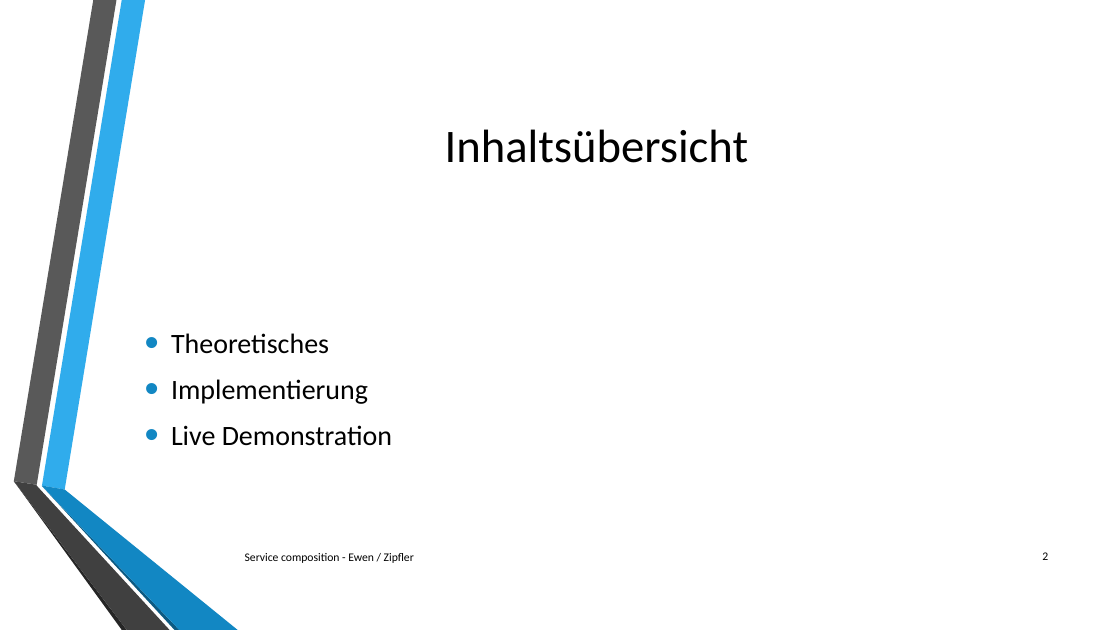
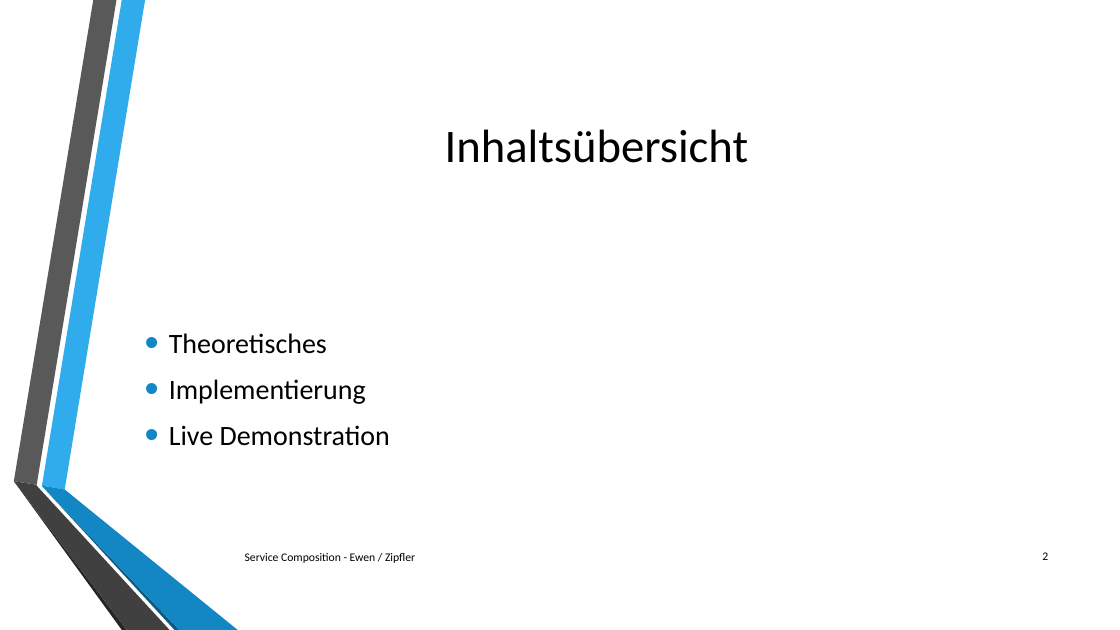
Before and after one commit to jzipfler/HTW-SwArchitektur, a slide deck: slide 2 of doc/slides.pptx. Drawn at 1120x630 pixels with LibreOffice and Linux fonts; fonts in the diff are those of the drawing; background and template pictures are left out. Boxes give left, top, right and bottom in pixels: in the first picture for what was removed or moved away, otherwise in the second. Text is boxed around its words. In the diff, an @@ line names an element or a change of style, - is before the commit and + after.

```diff
--- a/doc/slides.pptx
+++ b/doc/slides.pptx
@@ text "Theoretisches" at <box>169,333,390,446</box>: indent changed @@
@@ text at <box>245,553,415,563</box>: text changed @@
-Service composition - Ewen / Zipfler
+Service Composition - Ewen / Zipfler
```
Also in this commit, not shown: 9 other slides changed, 1 slide added, 1 slide removed, 2 other files.
